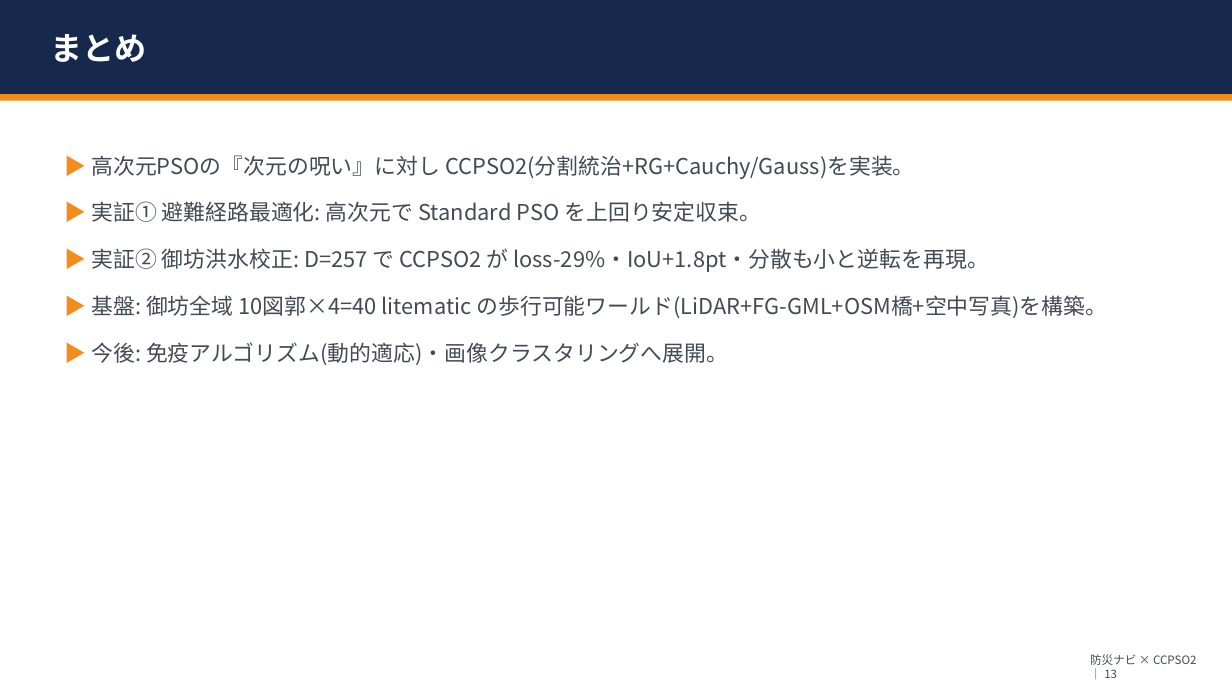
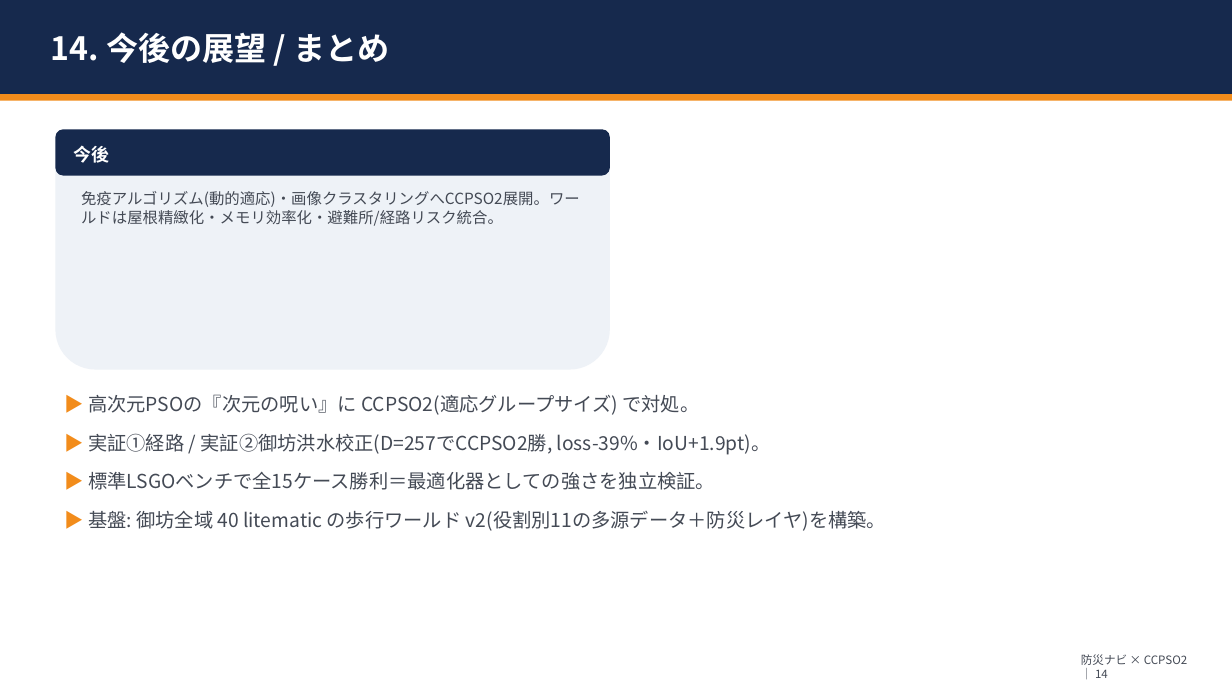
Before and after one commit to ntaku256/flood_pso, a slide deck: slide 15 of docs/特別研究_進捗整理_202606.pptx (slide 14 before the commit). Drawn at 1232x693 pixels with LibreOffice and Linux fonts; fonts in the diff are those of the drawing. Boxes give left, top, right and bottom in pixels: in the first picture for what was removed or moved away, otherwise in the second. Text is boxed around its words. In the diff, an @@ line names an element or a change of style, - is before the commit and + after.

```diff
--- a/docs/特別研究_進捗整理_202606.pptx
+++ b/docs/特別研究_進捗整理_202606.pptx
@@ text at [51, 32, 389, 63]: text changed @@
-まとめ
+14. 今後の展望 / まとめ
@@ rounded rectangle added at [55, 129, 610, 370], fill #EEF2F7 @@
@@ rounded rectangle added at [55, 129, 610, 176], fill #16294D @@
@@ text added at [74, 145, 110, 163], 14 pt, text #FFFFFF, bold @@
+今後
@@ text removed at [91, 155, 1108, 365] @@
-▶ 高次元PSOの『次元の呪い』に対し CCPSO2(分割統治+RG+Cauchy/Gauss)を実装。
-▶ 実証① 避難経路最適化: 高次元で Standard PSO を上回り安定収束。
-▶ 実証② 御坊洪水校正: D=257 で CCPSO2 が loss-29%・IoU+1.8pt・分散も小と逆転を再現。
-▶ 基盤: 御坊全域 10図郭×4=40 litematic の歩行可能ワールド(LiDAR+FG-GML+OSM橋+空中写真)を構築。
-▶ 今後: 免疫アルゴリズム(動的適応)・画像クラスタリングへ展開。
@@ text added at [81, 191, 580, 226], 12 pt, text #444A55 @@
+免疫アルゴリズム(動的適応)・画像クラスタリングへCCPSO2展開。ワールドは屋根精緻化・メモリ効率化・避難所/経路リスク統合。
@@ text added at [88, 394, 886, 531], 15 pt, text #444A55 @@
+▶ 高次元PSOの『次元の呪い』に CCPSO2(適応グループサイズ) で対処。
+▶ 実証①経路 / 実証②御坊洪水校正(D=257でCCPSO2勝, loss-39%・IoU+1.9pt)。
+▶ 標準LSGOベンチで全15ケース勝利＝最適化器としての強さを独立検証。
+▶ 基盤: 御坊全域 40 litematic の歩行ワールド v2(役割別11の多源データ＋防災レイヤ)を構築。
@@ text at [1081, 654, 1187, 678]: text changed @@
-防災ナビ × CCPSO2 ｜ 13
+防災ナビ × CCPSO2 ｜ 14
```
Also in this commit, not shown: 10 other slides changed, 4 slides added, 3 slides removed, 48 other files.
